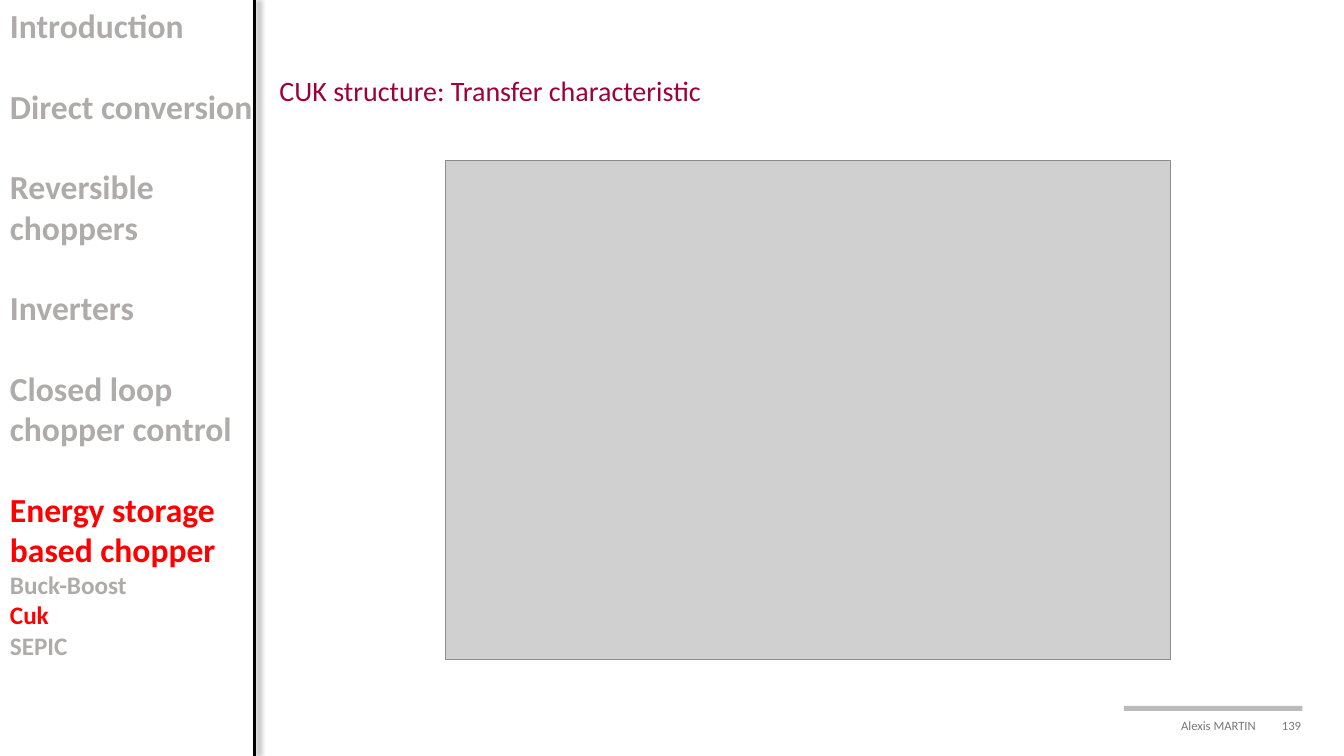
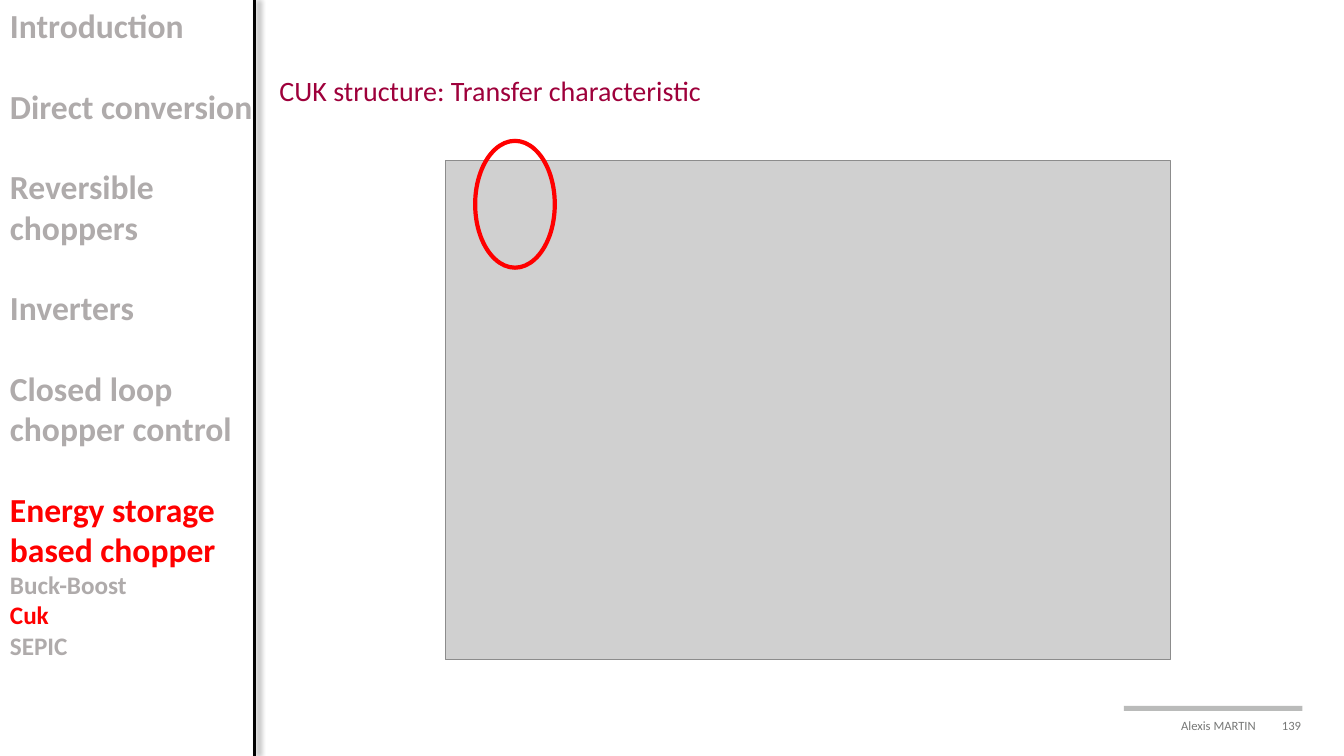
Before and after one commit to alexismartin46/Cours_Electronique_de_Puissance_FISE2, a slide deck: slide 139 of Cours/Cours1_choppers.pptx. Drawn at 1344x756 pixels with LibreOffice and Linux fonts; fonts in the diff are those of the drawing; grey boxes stand for pictures; background and template pictures are left out. Boxes give left, top, right and bottom in pixels: in the first picture for what was removed or moved away, otherwise in the second. Text is boxed around its words. In the diff, an @@ line names an element or a change of style, - is before the commit and + after.

```diff
--- a/Cours/Cours1_choppers.pptx
+++ b/Cours/Cours1_choppers.pptx
@@ ellipse added at [475,141,555,268], outline #FF0000 3 pt @@
```
Also in this commit, not shown: 3 other slides changed, 29 other files.
